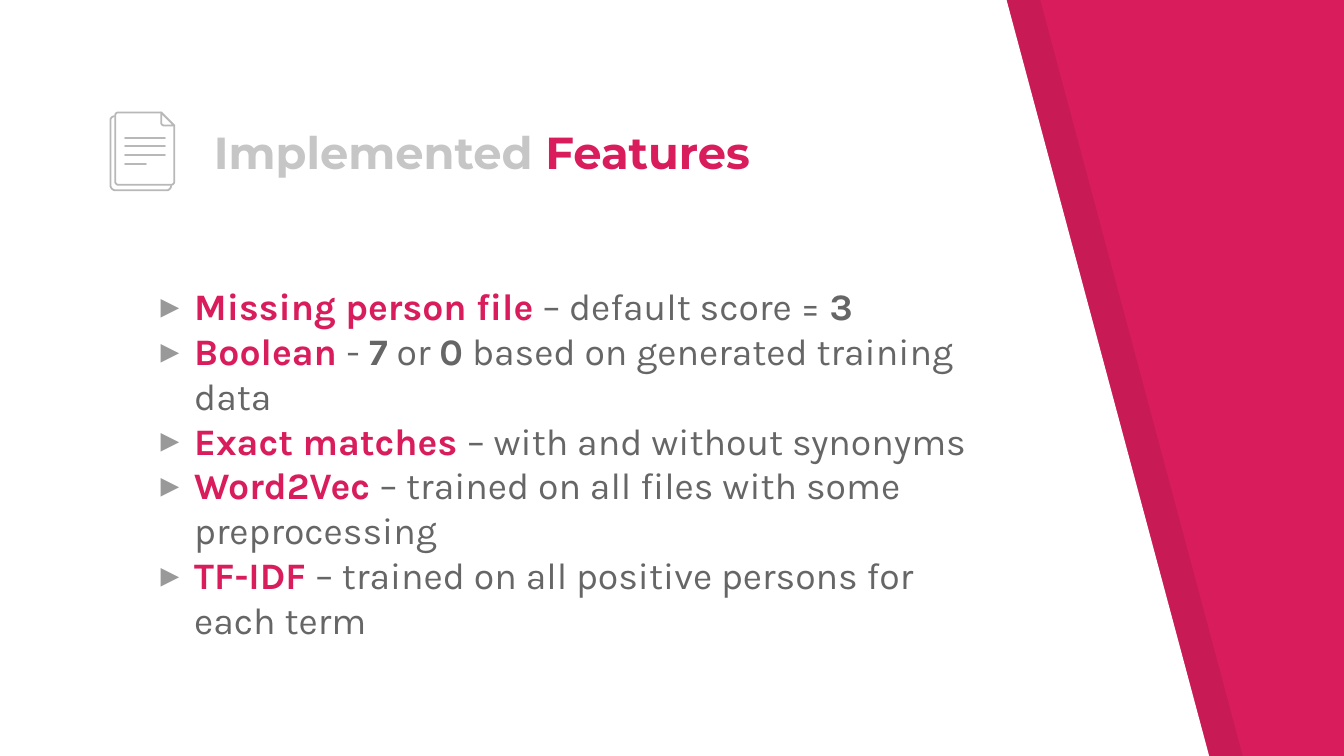
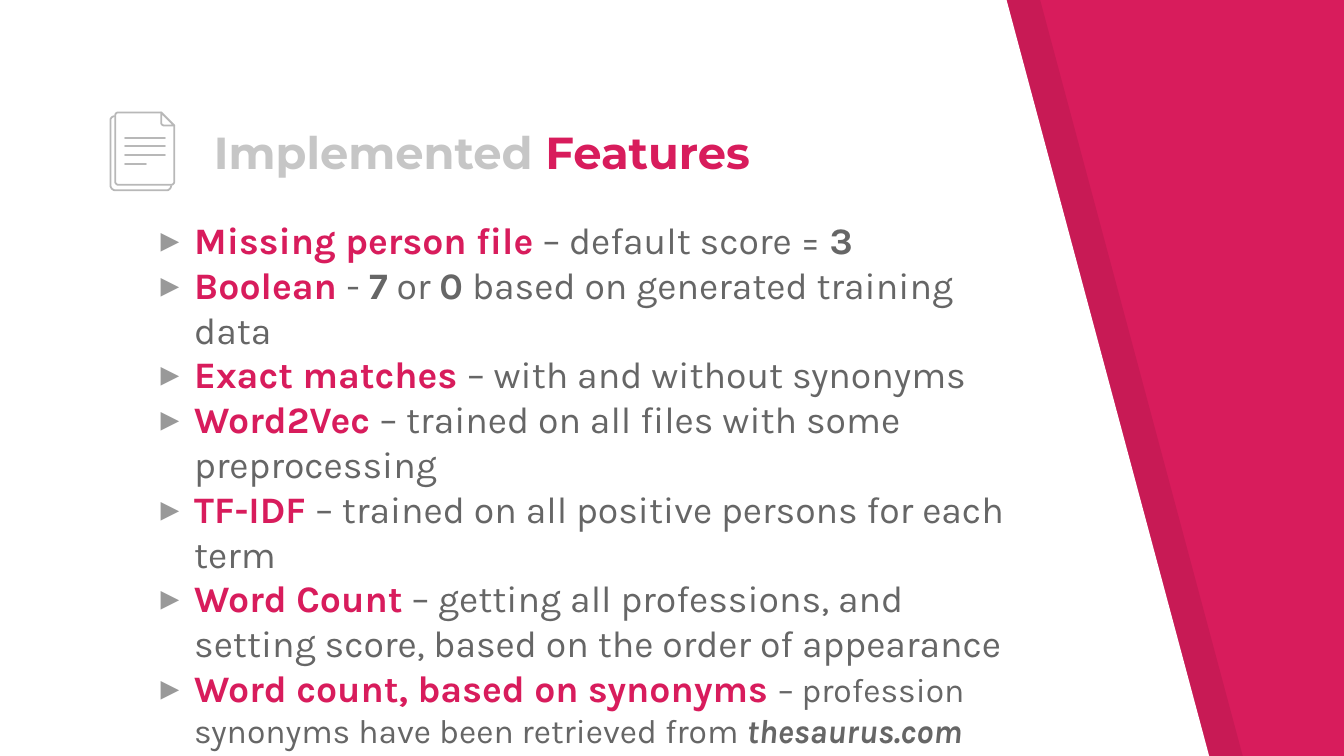
Before and after one commit to wsdm-cup-2017/goosefoot, a slide deck: slide 9 of docs/wsdm.pptx. Drawn at 1344x756 pixels with LibreOffice and Linux fonts; fonts in the diff are those of the drawing. Boxes give left, top, right and bottom in pixels: in the first picture for what was removed or moved away, otherwise in the second. Text is boxed around its words. In the diff, an @@ line names an element or a change of style, - is before the commit and + after.

Commit message:
Added two newly implemented features in the presentation

```diff
--- a/docs/wsdm.pptx
+++ b/docs/wsdm.pptx
@@ text "Missing person file – default ...": place and size @@
-text "Missing person file – default ..." at (194, 293, 966, 635)
+text "Missing person file – default ..." at (194, 227, 1004, 744)
@@ text at (194, 586, 1001, 744): paragraphs added @@
+▸ Word Count – getting all professions, and setting score, based on the order of appearance
+▸ Word count, based on synonyms – profession synonyms have been retrieved from thesaurus.com
```
Also in this commit, not shown: 5 other slides changed.
